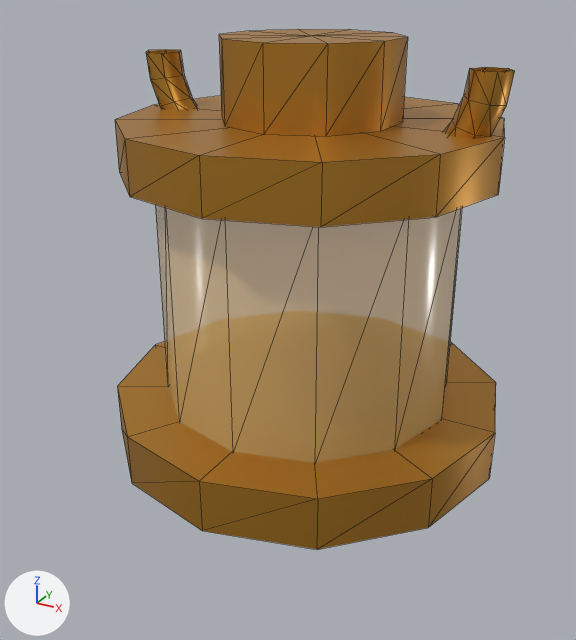
The glTF model public/models/lantern.glb, before and after one commit.
Camera for both pictures: a 50 mm lens placed at (0.855, -1.66, 0.633), pointed at (-0.012, -0.084, -0.155). The lights are fixed; the arrows at lower left show +X, +Y and +Z. The first picture is the older version. Mesh edges are drawn as thin lines. Where no turn or scale is listed for an object, it has been applied to the vertices. Vertices at exactly the same position are counted once.

Before the edit, the objects in view are built like this:
```python
ob_glass_chamber = bpy.data.objects.new('Glass chamber', me_mesh_1)
ob_glass_chamber.location = (0.0, 0.0, -0.083)
ob_lantern_base = bpy.data.objects.new('Lantern base', me_mesh_0)
ob_lantern_base.parent = ob_node_1
ob_lantern_base.location = (0.0, 0.0, -0.42)
ob_lantern_cap = bpy.data.objects.new('Lantern cap', me_mesh_2)
ob_lantern_cap.parent = ob_node_1
ob_lantern_cap.location = (0.0, 0.0, 0.27)
ob_lantern_handle = bpy.data.objects.new('Lantern handle', me_mesh_4)
ob_lantern_handle.parent = ob_node_1
ob_lantern_handle.location = (0.0, 0.0, 0.46)
ob_lantern_handle.rotation_euler = (0.0, -3.142, 0.0)  # degrees (0, -180, 0)
ob_low_poly_brass_lantern = bpy.data.objects.new('Low-poly brass lantern', None)
ob_low_poly_brass_lantern.location = (0.0, 0.0, 0.0)
ob_low_poly_brass_lantern.scale = (1.32, 1.32, 1.01)
ob_node_1 = bpy.data.objects.new('Node_1', None)
ob_node_1.parent = ob_low_poly_brass_lantern
ob_node_1.location = (0.0, 0.0, -0.0125)
ob_vent = bpy.data.objects.new('Vent', me_mesh_3)
ob_vent.location = (0.0, 0.0, 0.41)
```
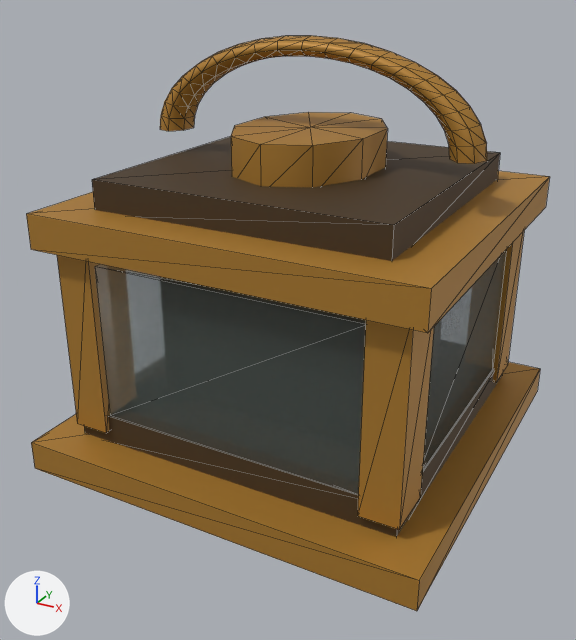
ob_low_poly_brass_lantern is not drawn itself; it is the parent of ob_node_1.
ob_node_1 is not drawn itself; it is the parent of ob_lantern_base, ob_lantern_cap, ob_lantern_handle.

Where the newer file only moved an object's origin or applied its transform, the numbers keep the older frame.

Boxes [x1, y1, x2, y2] around the edits, measured in the pictures (576 x 640 px):
'Lantern cap', recoloured, surface changed, reshaped, rescaled, moved
    before: [115, 95, 505, 227]
    after: [26, 171, 550, 333]
'Glass chamber', deleted
    before: [155, 205, 462, 463]
'Front glass', added
    after: [95, 264, 366, 494]
'Lantern base', recoloured, surface changed, reshaped, rescaled, moved
    before: [117, 341, 496, 549]
    after: [84, 369, 502, 537]
'Wide lantern foot', added (orange)
    after: [31, 362, 540, 611]
'Sloped cap', added (brown)
    after: [92, 137, 500, 261]
'Vent', recoloured, surface changed, rescaled
    before: [219, 29, 408, 136]
    after: [231, 112, 388, 187]
'Lantern handle', recoloured, surface changed, reshaped, rescaled, moved, turned
    before: [146, 49, 515, 138]
    after: [160, 36, 487, 164]
'Brass corner post.003', added (orange)
    after: [357, 320, 434, 530]
'Right glass', added
    after: [422, 250, 506, 471]
'Brass corner post.001', added (orange)
    after: [57, 255, 110, 433]
'Brass corner post.002', added (orange)
    after: [493, 231, 524, 383]

Edits to the bpy script that builds the scene:
```text
Change mat_aged_brass:
    mat_aged_brass.base_color: (0.584, 0.275, 0.0343) -> (0.456, 0.223, 0.0319)  # orange #c98f34 -> orange #b48232
    mat_aged_brass.metallic: 0.72 -> 0.28
    mat_aged_brass.roughness: 0.38 -> 0.55
Change me_mesh_0:
    used by ob_lantern_base; parent = ob_node_1; location = (0.0, 0.0, -0.42)
    remove me_mesh_0.from_pydata(...)  # 28 vertices, 48 faces; spans x -0.38..0.38, y -0.38..0.38, z -0.065..0.065
    remove me_mesh_0.materials.append(mat_aged_brass)  # orange #c98f34
    add me_mesh_0.from_pydata(...)  # 8 vertices, 12 faces; spans x -0.34..0.34, y -0.25..0.25, z -0.06..0.06
    me_mesh_0 part 1: the whole mesh is rebuilt
    add me_mesh_0.materials.append(mat_darkened_brass)  # brown #493720
Change me_mesh_2:
    used by ob_lantern_cap; parent = ob_node_1; location = (0.0, 0.0, 0.27)
    remove me_mesh_2.from_pydata(...)  # 28 vertices, 48 faces; spans x -0.34..0.34, y -0.34..0.34, z -0.06..0.06
    add me_mesh_2.from_pydata(...)  # 8 vertices, 12 faces; spans x -0.38..0.38, y -0.28..0.28, z -0.06..0.06
    me_mesh_2 part 2: the whole mesh is rebuilt
Change me_mesh_3:
    remove me_mesh_3.from_pydata(...)  # 24 vertices, 40 faces; spans x -0.2..0.2, y -0.211..0.211, z -0.09..0.09
    add me_mesh_3.from_pydata(...)  # 24 vertices, 40 faces; spans x -0.162..0.162, y -0.226..0.226, z -0.218..-0.109
    me_mesh_3 part 3: the whole mesh is scaled about its middle by (0.811, 1.07, 0.603), then moved by (0.0, 0.0, -0.163)
Change me_mesh_4:
    used by ob_lantern_handle; parent = ob_node_1; location = (0.0, 0.0, 0.46); rotation_euler = (0.0, -3.142, 0.0), in degrees (0, -180, 0)
    remove me_mesh_4.from_pydata(...)  # 119 vertices, 192 faces; spans x -0.345..0.345, y -0.03..0.03, z 0.0..0.345
    add me_mesh_4.from_pydata(...)  # 168 vertices, 280 faces; spans x -0.342..0.342, y -0.031..0.031, z 0.0..0.342
    me_mesh_4 part 4: the whole mesh is rebuilt
Change ob_low_poly_brass_lantern:
    ob_low_poly_brass_lantern.scale: (1.32, 1.32, 1.01) -> (1.22, 1.61, 0.682)
Change ob_node_1:
    ob_node_1.location: (0.0, 0.0, -0.0125) -> (0.0, 0.0, -0.218)
Change ob_lantern_base:
    ob_lantern_base.location: (0.0, 0.0, -0.42) -> (0.0, 0.0, -0.36)
Remove ob_glass_chamber:
    ob_glass_chamber = bpy.data.objects.new('Glass chamber', me_mesh_1)
Change ob_lantern_cap:
    ob_lantern_cap.location: (0.0, 0.0, 0.27) -> (0.0, 0.0, 0.37)
Change ob_lantern_handle:
    ob_lantern_handle.rotation_euler: (0.0, -3.142, 0.0) -> (0.0, 0.0, 0.0)  # degrees (0, -180, 0) -> degrees (0, 0, 0)
    ob_lantern_handle.location: (0.0, 0.0, 0.46) -> (0.0, 0.0, 0.61)
Add ob_sloped_cap:
    ob_sloped_cap = bpy.data.objects.new('Sloped cap', me_mesh_12)  # a box spanning x -0.354..0.354, y -0.355..0.355, z -0.041..0.041; in mat_darkened_brass (brown #493720)
    ob_sloped_cap.location = (0.0, 0.0, 0.171)
Add ob_right_glass:
    ob_right_glass = bpy.data.objects.new('Right glass', me_mesh_10)  # a box spanning x -0.015..0.015, y -0.29..0.29, z -0.191..0.191; in mat_clear_smoke_glass (grey #63706d)
    ob_right_glass.location = (0.396, 0.0, -0.163)
Add ob_front_glass:
    ob_front_glass = bpy.data.objects.new('Front glass', me_mesh_7)  # a box spanning x -0.329..0.329, y -0.02..0.02, z -0.191..0.191; in mat_clear_smoke_glass (grey #63706d)
    ob_front_glass.location = (0.0, -0.379, -0.163)
Add ob_brass_corner_post_003:
    ob_brass_corner_post_003 = bpy.data.objects.new('Brass corner post.003', me_mesh_6)  # a box spanning x -0.046..0.046, y -0.06..0.06, z -0.239..0.239; in mat_aged_brass (orange #b48232)
    ob_brass_corner_post_003.location = (0.378, -0.355, -0.156)
Add ob_brass_corner_post_002:
    ob_brass_corner_post_002 = bpy.data.objects.new('Brass corner post.002', me_mesh_6.copy())
    ob_brass_corner_post_002.location = (0.378, 0.355, -0.156)
Add ob_brass_corner_post_001:
    ob_brass_corner_post_001 = bpy.data.objects.new('Brass corner post.001', me_mesh_6.copy())
    ob_brass_corner_post_001.location = (-0.378, -0.355, -0.156)
Add ob_wide_lantern_foot:
    ob_wide_lantern_foot = bpy.data.objects.new('Wide lantern foot', me_mesh_0_1)  # a box spanning x -0.5..0.5, y -0.5..0.5, z -0.037..0.037; in mat_aged_brass (orange #b48232)
    ob_wide_lantern_foot.location = (0.0, 0.0, -0.463)
```
